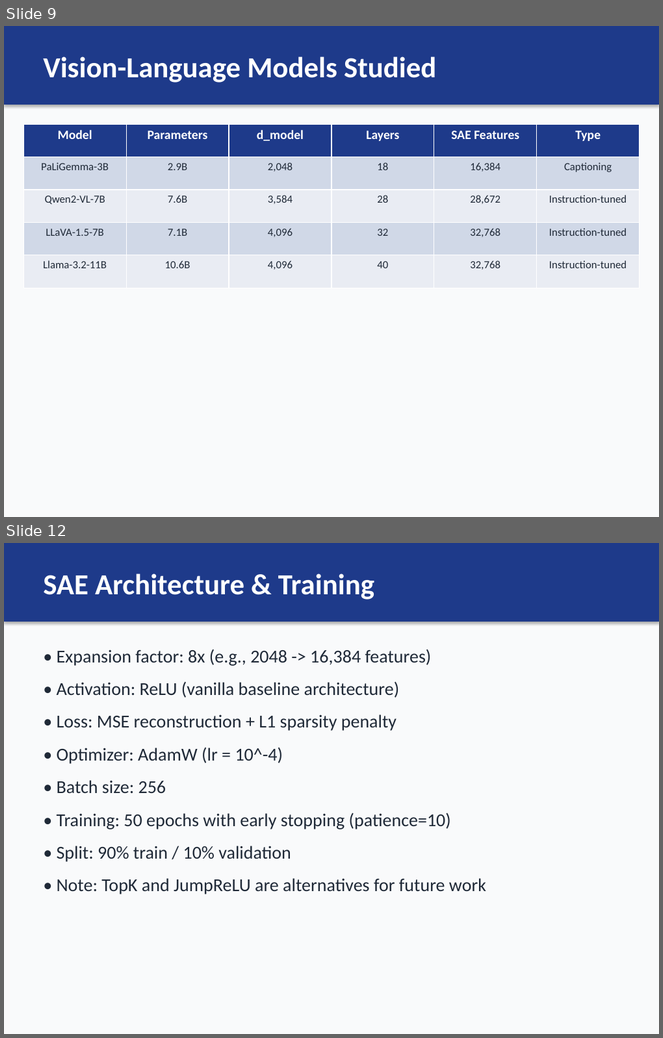
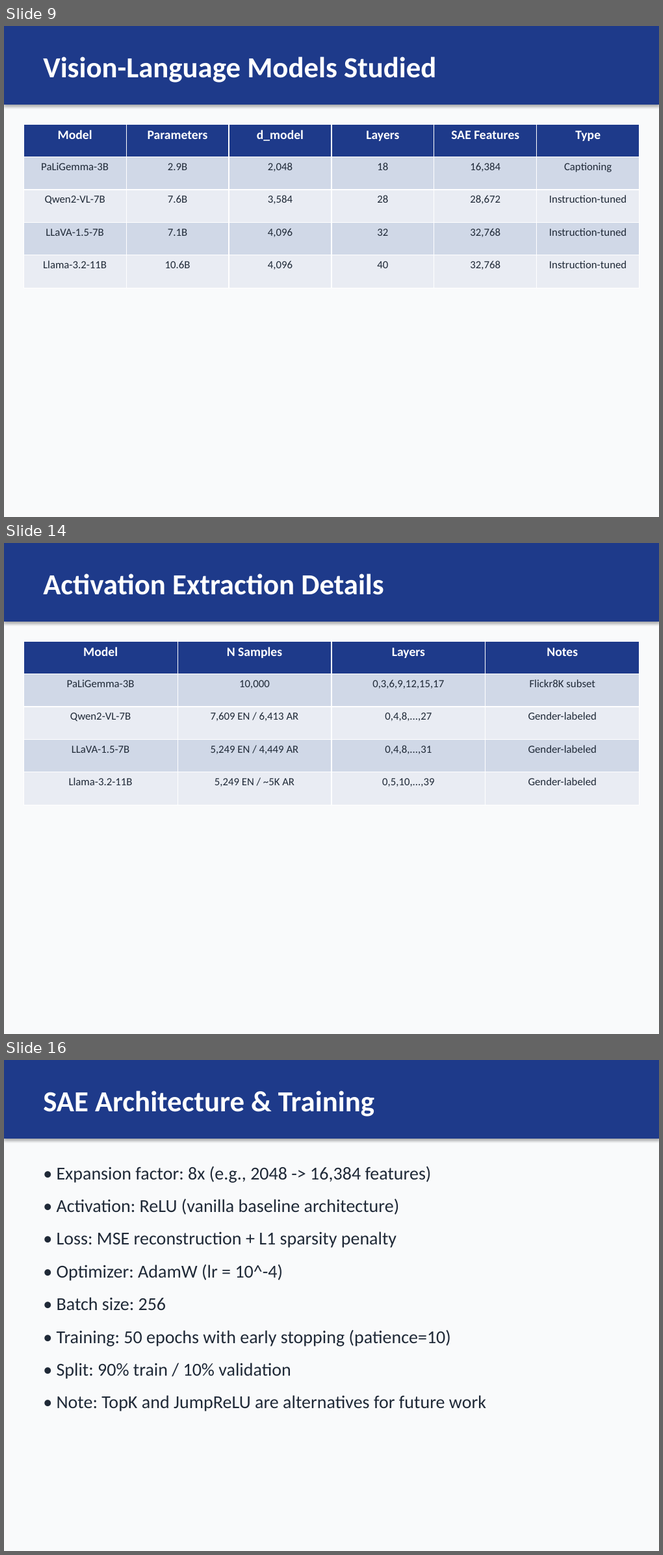
Before and after one commit to nour-mubarak/mechanistic_intrep, a slide deck: sae_captioning_project/presentation/SAE_Gender_Bias_VLM_Presentation.pptx. Shown one above the other, each under a label of ours: slides 9 and 12 before the commit, slides 9, 14 and 16 after it; the slides between them are not shown. The pictures are 663x1038 and 663x1555 pixels, drawn with LibreOffice and Linux fonts; fonts in the diff are those of the drawing. Boxes give left, top, right and bottom in pixels: in the first picture for what was removed or moved away, otherwise in the second. Text is boxed around its words. In the diff, an @@ line names an element or a change of style, - is before the commit and + after.

```diff
--- a/sae_captioning_project/presentation/SAE_Gender_Bias_VLM_Presentation.pptx
+++ b/sae_captioning_project/presentation/SAE_Gender_Bias_VLM_Presentation.pptx
@@ slide 14 added at (x1=4, y1=543, x2=659, y2=1034), background #F9FAFB @@
@@ rectangle added at (x1=4, y1=543, x2=659, y2=622), fill #1E3A8A @@
@@ text added at (x1=43, y1=574, x2=384, y2=595), 32 pt, text #FFFFFF, bold @@
+Activation Extraction Details
@@ table added at (x1=24, y1=641, x2=640, y2=805), 5 rows, 4 columns @@
+Model | N Samples | Layers | Notes
+PaLiGemma-3B | 10,000 | 0,3,6,9,12,15,17 | Flickr8K subset
+Qwen2-VL-7B | 7,609 EN / 6,413 AR | 0,4,8,...,27 | Gender-labeled
+LLaVA-1.5-7B | 5,249 EN / 4,449 AR | 0,4,8,...,31 | Gender-labeled
+Llama-3.2-11B | 5,249 EN / ~5K AR | 0,5,10,...,39 | Gender-labeled
@@ what was slide 12 is now slide 16 @@
```
Also in this commit, not shown: 3 slides changed, 5 other slides added, 14 other files.
